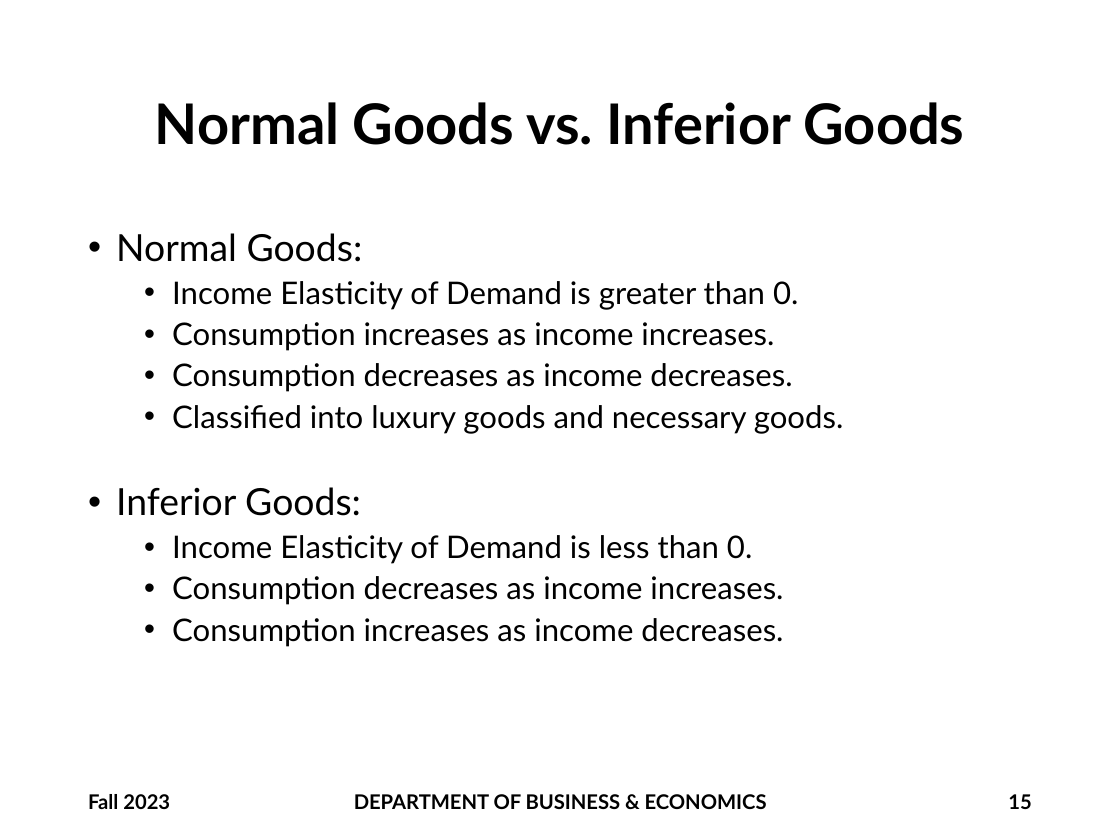
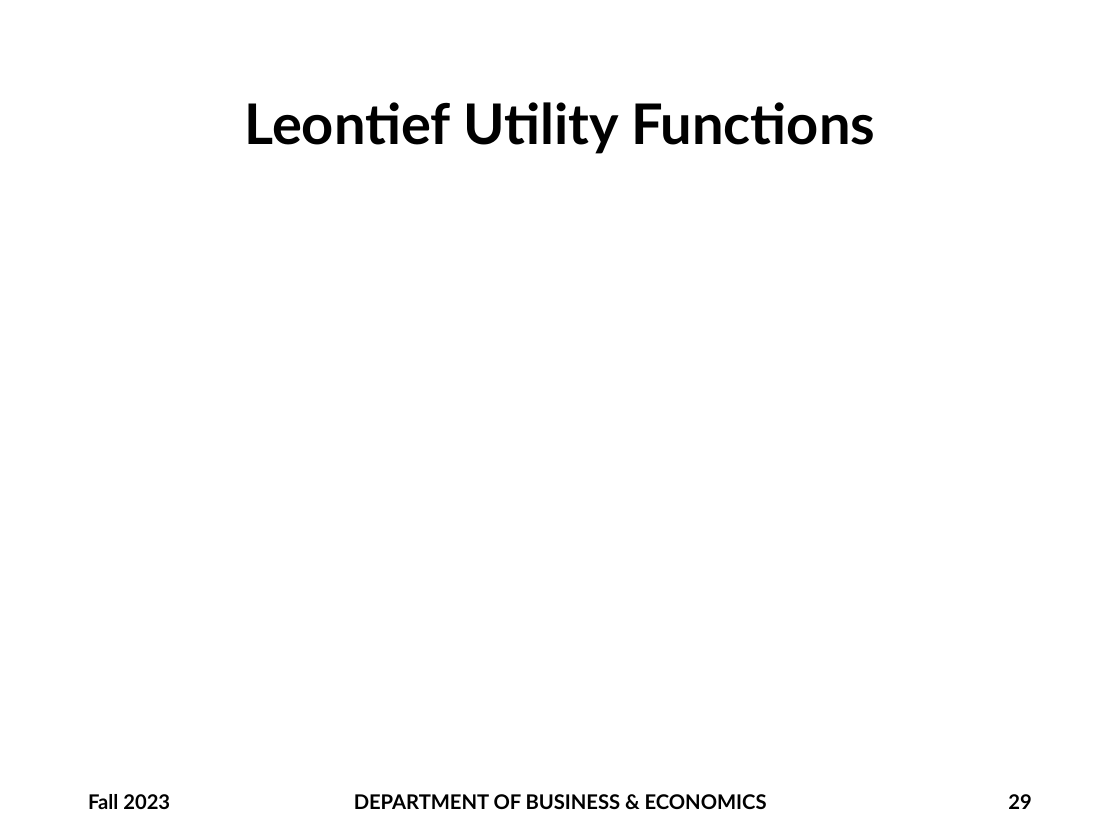
Before and after one commit to brianhwpark/brianhwpark.github.io, a slide deck: slide 29 of files/teaching-resources/monmouthcollege-econ-300/ECON300-LEC11.pptx (slide 15 before the commit). Drawn at 1120x840 pixels with LibreOffice and Linux fonts; fonts in the diff are those of the drawing; grey boxes stand for pictures; background and template pictures are left out. Boxes give left, top, right and bottom in pixels: in the first picture for what was removed or moved away, otherwise in the second. Text is boxed around its words. In the diff, an @@ line names an element or a change of style, - is before the commit and + after.

```diff
--- a/files/teaching-resources/monmouthcollege-econ-300/ECON300-LEC11.pptx
+++ b/files/teaching-resources/monmouthcollege-econ-300/ECON300-LEC11.pptx
@@ title at box(244, 102, 875, 154): text changed @@
-Normal Goods vs. Inferior Goods
+Leontief Utility Functions
@@ text removed at box(116, 233, 844, 646) @@
-• Normal Goods:
-  • Income Elasticity of Demand is greater than 0.
-  • Consumption increases as income increases.
-  • Consumption decreases as income decreases.
-  • Classified into luxury goods and necessary goods.
-• Inferior Goods:
-  • Income Elasticity of Demand is less than 0.
-  • Consumption decreases as income increases.
-  • Consumption increases as income decreases.
@@ page number at box(1008, 794, 1031, 809): text changed @@
-15
+29
```
Also in this commit, not shown: 20 other slides changed, 20 slides added, 3 other files.
